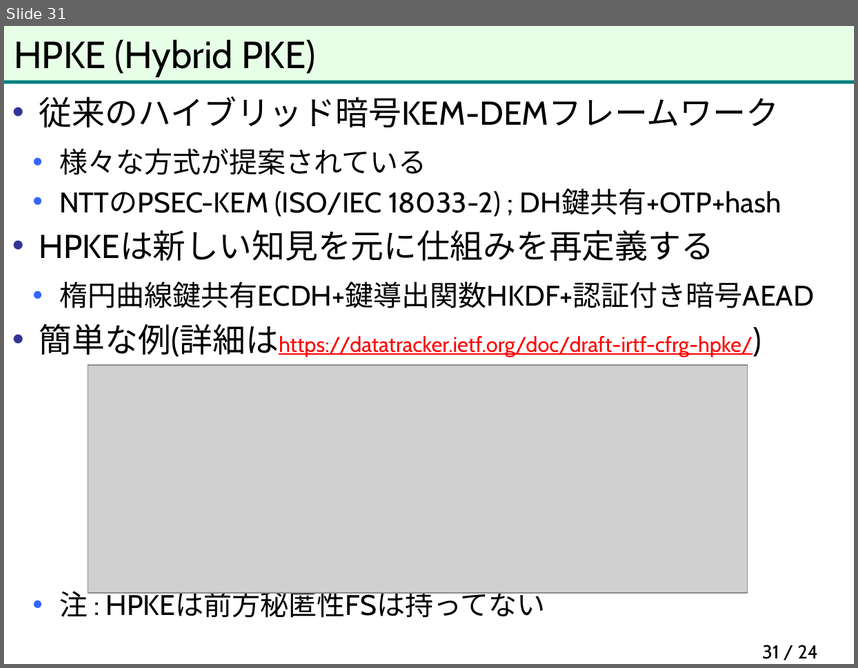
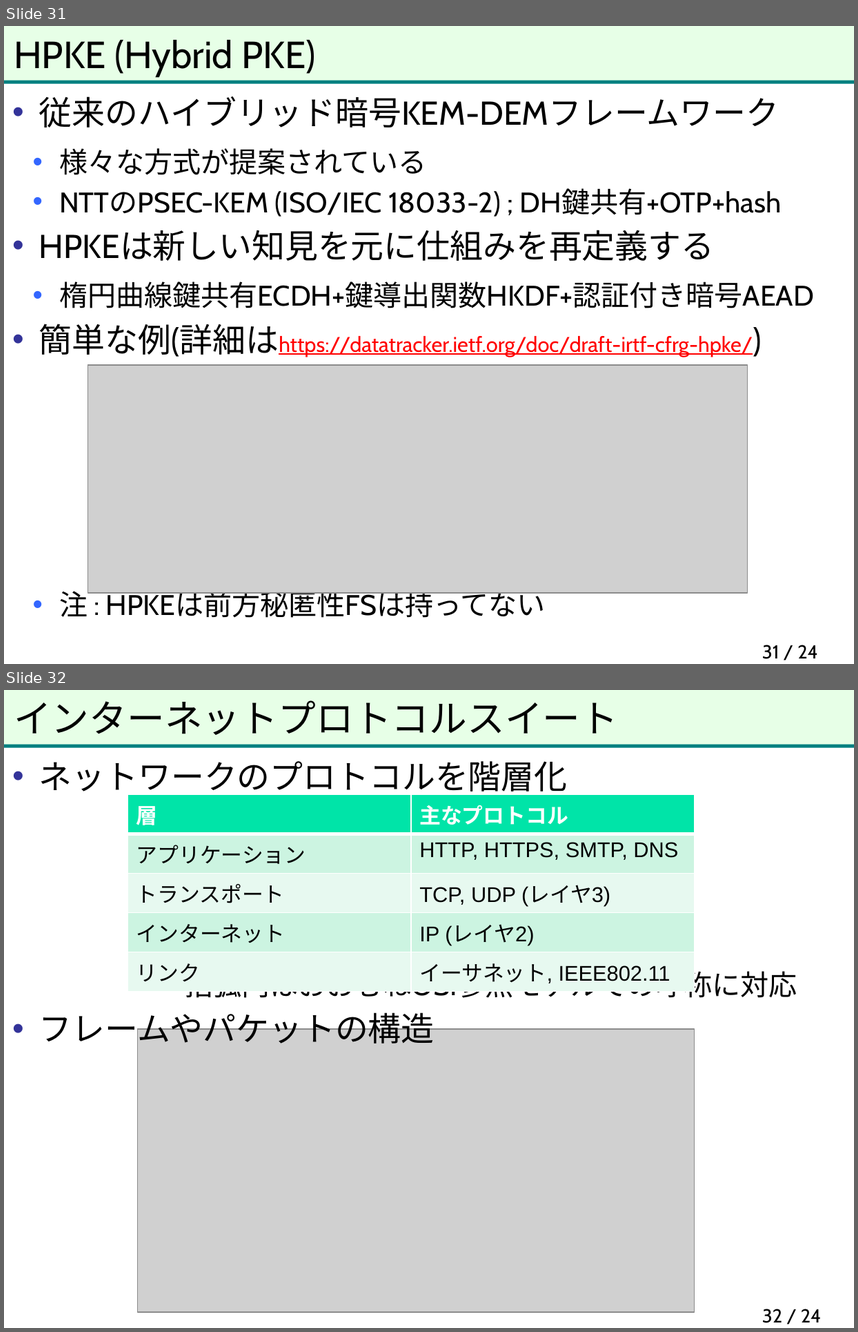
Before and after one commit to herumi/anninbon, a slide deck: lec/anninbon9.pptx. Shown one above the other, each under a label of ours: slide 31 before the commit, slides 31 and 32 after it. The pictures are 858x668 and 858x1332 pixels, drawn with LibreOffice and Linux fonts; fonts in the diff are those of the drawing; grey boxes stand for pictures; background and template pictures are left out. Boxes give left, top, right and bottom in pixels: in the first picture for what was removed or moved away, otherwise in the second. Text is boxed around its words. In the diff, an @@ line names an element or a change of style, - is before the commit and + after.

```diff
--- a/lec/anninbon9.pptx
+++ b/lec/anninbon9.pptx
@@ slide 32 added at [4,690,854,1328], background #FFFFFF; not listed: 2 template elements that a slide beside it also shows @@
@@ title added at [14,700,618,735], 32 pt, text #000000 @@
+インターネットプロトコルスイート
@@ text added at [39,761,797,1049], 28 pt, text #000000 @@
+• ネットワークのプロトコルを階層化
+  括弧内はおおむねOSI参照モデルでの呼称に対応
+• フレームやパケットの構造
@@ table added at [128,795,694,986], 5 rows, 2 columns @@
+層 | 主なプロトコル
+アプリケーション | HTTP, HTTPS, SMTP, DNS
+トランスポート | TCP, UDP (レイヤ3)
+インターネット | IP (レイヤ2)
+リンク | イーサネット, IEEE802.11
@@ picture added at [137,1029,694,1312] @@
@@ page number added at [762,1308,822,1323], 16 pt, text #000000 @@
+32 / 24
```
Also in this commit, not shown: 12 other slides added.
